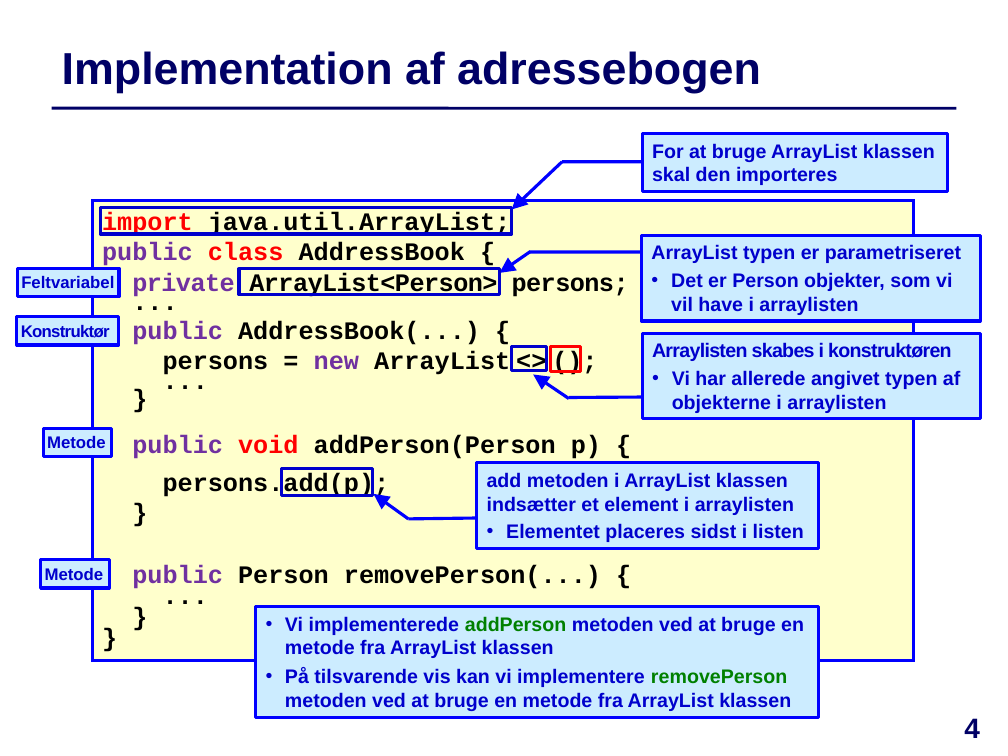
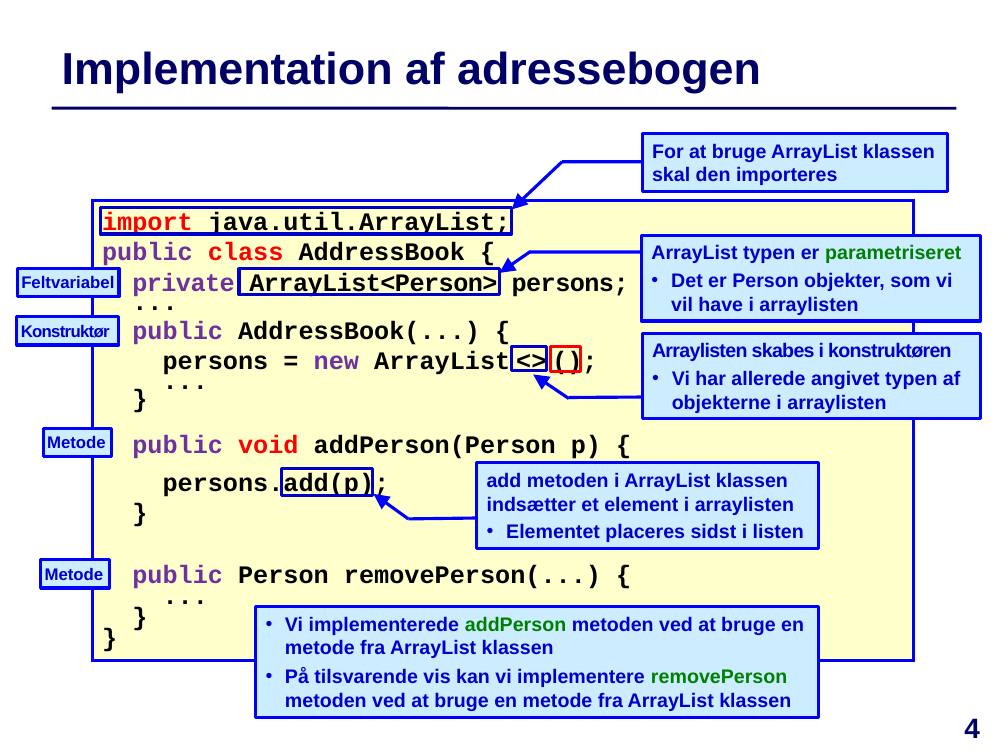
Before and after one commit to IntProgAU/Materiale, a slide deck: slide 4 of web/e23/uge_3a/Slides-Uge3-Mandag.pptx. Drawn at 1008x756 pixels with LibreOffice and Linux fonts; fonts in the diff are those of the drawing. Boxes give left, top, right and bottom in pixels: in the first picture for what was removed or moved away, otherwise in the second. Text is boxed around its words. In the diff, an @@ line names an element or a change of style, - is before the commit and + after.

```diff
--- a/web/e23/uge_3a/Slides-Uge3-Mandag.pptx
+++ b/web/e23/uge_3a/Slides-Uge3-Mandag.pptx
@@ text in rectangle at (651, 244, 961, 263): text colour #0000CC to #008000 in "parametriseret" @@
```
Also in this commit, not shown: 4 other slides changed, 1 slide removed, 2 other files.
